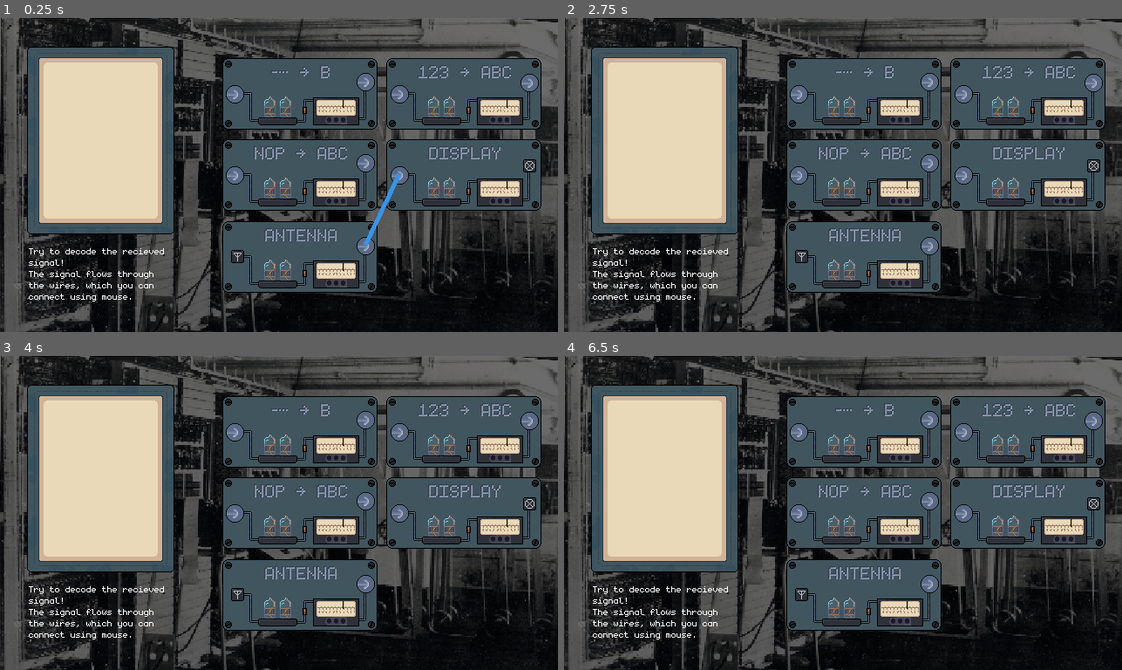
Above: before the commit, frames 1-4 (two rows, left to right).
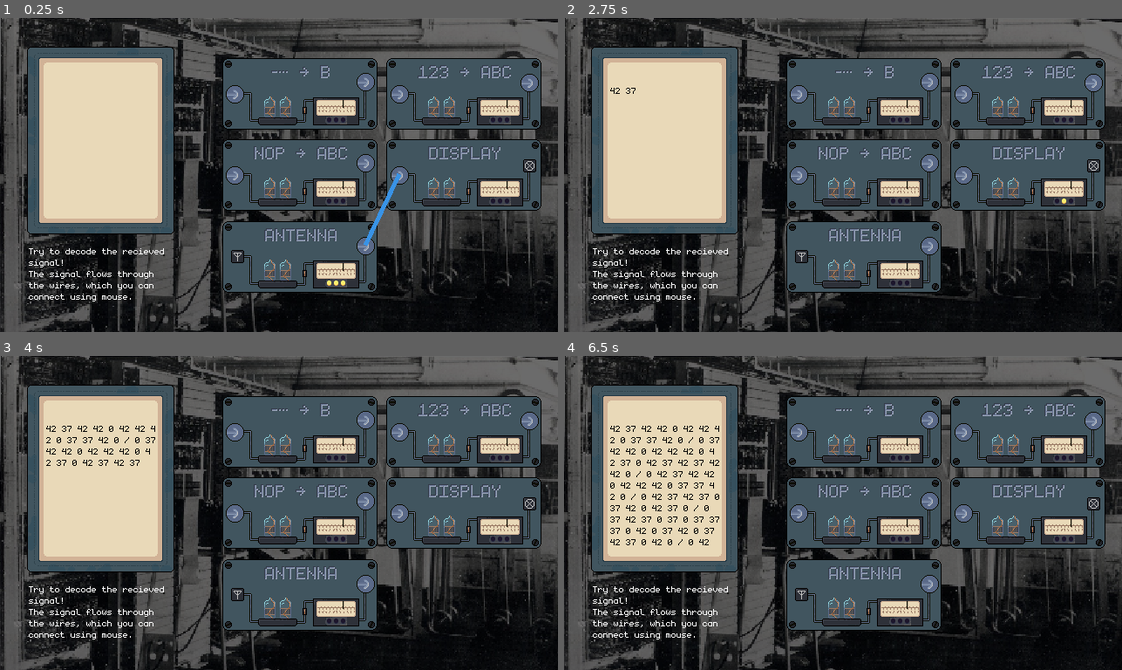
Above: after the commit, the same moments.

Repository: Limit-sest/wiretap
Game: Godot game, scene res://main.tscn
The game is run twice, just before and just after one commit, with the same random seed, the same clock (stepped at 60 frames per second) and the same inputs.
Inputs (mouse positions are in pixels of both pictures, inside the frame that each line leads up to):
- Up to frame 1 (0.25 s): no input
- Up to frame 2 (2.75 s): tap Enter at 0.5, 2 s; move the mouse to (664, 140) at 0.52 s; hold Right 0.53-1.28 s; tap Alt at 0.6, 2.1 s; click (664, 140) at 0.67 s; tap Space at 1.25 s; move the mouse to (965, 175) at 1.27 s; hold Down 1.28-2.03 s; tap Shift at 1.35 s; click (965, 175) at 1.42 s; move the mouse to (926, 244) at 2.02 s; hold Right from 2.03 s (still down); click (926, 244) at 2.17 s
- Up to frame 3 (4 s): move the mouse to (530, 421) at 2.77 s; release Right at 2.78 s; hold Up 2.78-3.53 s; tap Shift at 2.85 s; click (530, 421) at 2.92 s; move the mouse to (396, 431) at 3.52 s; hold Left from 3.53 s (still down); tap Alt at 3.6 s; click (396, 431) at 3.67 s
- Up to frame 4 (6.5 s): tap Space at 4.25, 5.75 s; move the mouse to (926, 418) at 4.27 s; tap Shift at 4.35, 5.85 s; click (926, 418) at 4.42 s; tap Enter at 5 s; move the mouse to (798, 431) at 5.02 s; release Left at 5.03 s; hold Down 5.03-5.78 s; tap Alt at 5.1 s; click (798, 431) at 5.17 s; move the mouse to (926, 500) at 5.77 s; hold Right from 5.78 s (still down); click (926, 500) at 5.92 s

The runs differ from the first frame. In frame 1, less than 0.1% of the frame differs, in the area x 58-62%, y 83-86%; in frame 2, less than 0.1%; in frame 3, 0.3%; in frame 4, 0.9%, in the area x 8-28%, y 22-61%.
Error after the commit: Invalid access of index '3' on a base object of type: 'Array'. (res://scripts/wiring_manager.gd:31)

Commit message:
Add wire physics

Diff:
--- a/main.tscn
+++ b/main.tscn
@@ -20,6 +20,12 @@
 [sub_resource type="CircleShape2D" id="CircleShape2D_4c57u"]
 radius = 12.0
 
+[sub_resource type="Curve2D" id="Curve2D_yaehf"]
+_data = {
+"points": PackedVector2Array(-72.435524, -0.56447387, 72.435524, 0.56447387, 0, 0, 0, 66, -37.729805, -1.2862694, 147.065, -132)
+}
+point_count = 2
+
 [node name="Main" type="Node2D"]
 texture_filter = 1
 script = ExtResource("1_lquwl")
@@ -109,17 +115,14 @@
 texture = ExtResource("8_5vw27")
 
 [node name="pin1" type="Sprite2D" parent="CanvasGroup/Antenna"]
-visible = false
 position = Vector2(34, 30)
 texture = ExtResource("8_w48qg")
 
 [node name="pin2" type="Sprite2D" parent="CanvasGroup/Antenna"]
-visible = false
 position = Vector2(42, 30)
 texture = ExtResource("8_w48qg")
 
 [node name="pin3" type="Sprite2D" parent="CanvasGroup/Antenna"]
-visible = false
 position = Vector2(50, 30)
 texture = ExtResource("8_w48qg")
 
@@ -276,6 +279,10 @@
 
 [node name="AudioStreamPlayer" type="AudioStreamPlayer" parent="."]
 stream = ExtResource("16_2cqfq")
+
+[node name="Path2D2" type="Path2D" parent="."]
+position = Vector2(514.935, 176)
+curve = SubResource("Curve2D_yaehf")
 
 [connection signal="timeout" from="Signal send" to="." method="_on_signal_send_timeout"]
 [connection signal="input_event" from="CanvasGroup/Display/Input" to="CanvasGroup/Display/Input" method="_on_input_event"]
--- a/scripts/wiring_manager.gd
+++ b/scripts/wiring_manager.gd
@@ -1,6 +1,7 @@
 extends Node
 
 var active_line: Line2D
+var active_curve: Path2D
 var is_drawing = false
 var start_port = null
 
@@ -11,10 +12,14 @@
 
 func _new_line() -> void:
 	active_line = Line2D.new()
+	active_curve = Path2D.new()
 	active_line.width = 5.0
 	active_line.default_color = Color.from_hsv(randf(), 0.75, 0.9)
 	add_child(active_line)
 	move_child(active_line, get_child_count()-1)
+	add_child(active_curve)
+	move_child(active_curve, get_child_count()-1)
+	active_curve.curve = Curve2D.new()
 
 func  _delete_existing_connection(port) -> void:
 	var to_be_deleted = []
@@ -23,6 +28,7 @@
 			to_be_deleted.append(connection)
 	for connection in to_be_deleted:
 		remove_child(connection[2])
+		remove_child(connection[3])
 		connections.erase(connection)
 
 func _ready():
@@ -34,13 +40,13 @@
 
 	is_drawing = true
 	start_port = port_node
-	active_line.clear_points()
+	active_curve.curve.clear_points()
 	_delete_existing_connection(start_port)
 
-	var start_pos = active_line.to_local(start_port.global_position)
-	var mouse_pos = active_line.to_local(_get_world_mouse_position())
-	active_line.add_point(start_pos)
-	active_line.add_point(mouse_pos)
+	var start_pos = active_curve.to_local(start_port.global_position)
+	var mouse_pos = active_curve.to_local(_get_world_mouse_position())
+	active_curve.curve.add_point(start_pos)
+	active_curve.curve.add_point(mouse_pos)
 
 func _unhandled_input(event):
 	if is_drawing and event is InputEventMouseButton and not event.is_pressed():
@@ -58,17 +64,37 @@
 				if target_port.is_in_group("ports") and target_port != start_port and (target_port.is_in_group("input") != start_port.is_in_group("input")):
 					_delete_existing_connection(target_port)
 					if target_port.is_in_group("input"):
-						connections.append([target_port, start_port, active_line])
+						connections.append([target_port, start_port, active_line, active_curve])
 					else:
-						connections.append([start_port, target_port, active_line])
+						connections.append([start_port, target_port, active_line, active_curve])
 					# Create new active line
 					_new_line()
 					print("Connection created!")
 			is_drawing = false
 			start_port = null
 			active_line.clear_points()
+			active_curve.curve.clear_points()
 
 func _process(delta):
 	if is_drawing:
-		var mouse_pos = active_line.to_local(_get_world_mouse_position())
-		active_line.set_point_position(1, mouse_pos)
+		var point_0 = active_curve.curve.get_point_position(0)
+		var point_1 = active_curve.to_local(_get_world_mouse_position())
+		active_curve.curve.set_point_position(1, point_1)
+
+		var delta_vec = point_1 - point_0
+
+		if delta_vec.y > 0:
+			var out_point = Vector2(0, abs(delta_vec.y) * 0.5)
+			var in_point = Vector2(-abs(delta_vec.x) * 0.5 * sign(delta_vec.x), 0)
+
+			active_curve.curve.set_point_out(0, out_point)
+			active_curve.curve.set_point_in(1, in_point)
+		else:
+			var out_point = Vector2(abs(delta_vec.x) * 0.5 * sign(delta_vec.x), 0)
+			var in_point = Vector2(0, -abs(delta_vec.y) * 0.5 * sign(delta_vec.y))
+
+			active_curve.curve.set_point_out(0, out_point)
+			active_curve.curve.set_point_in(1, in_point)
+
+
+		active_line.points = active_curve.curve.tessellate()
Not shown: 1 places in main.tscn that only renumber resources
